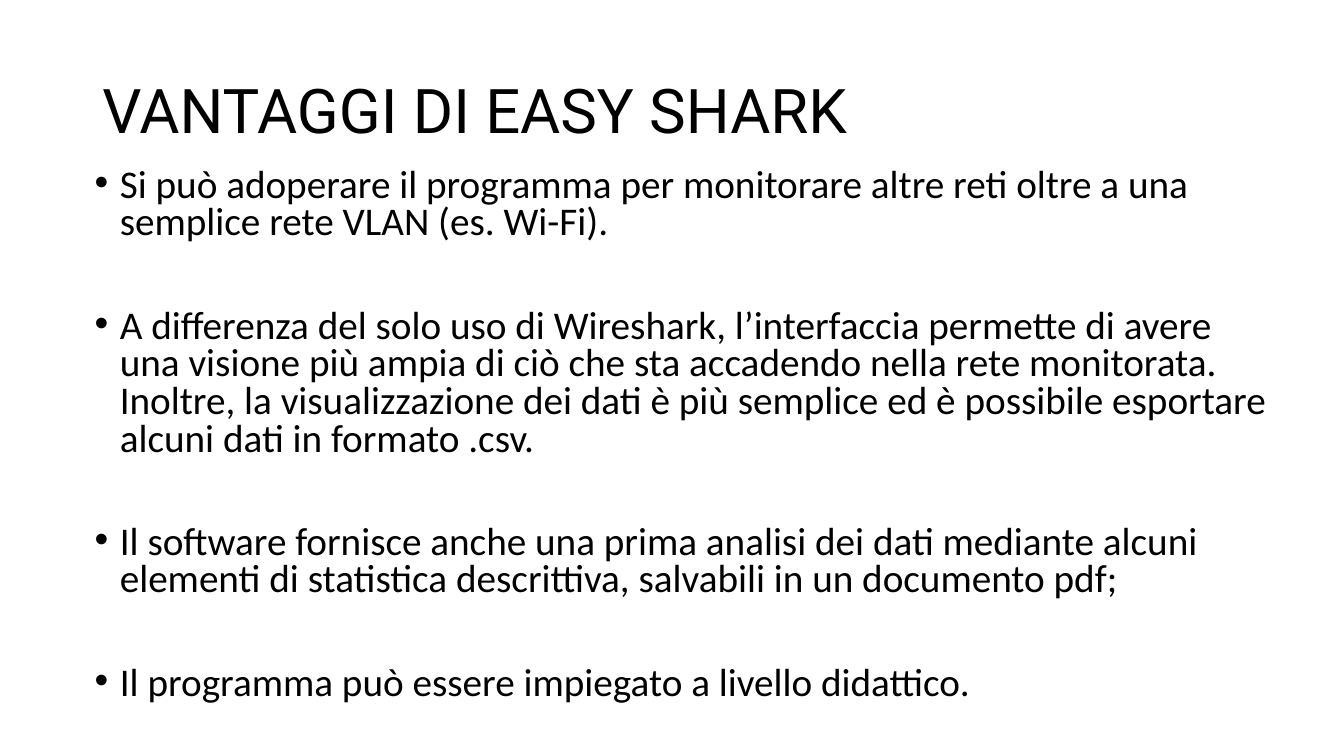
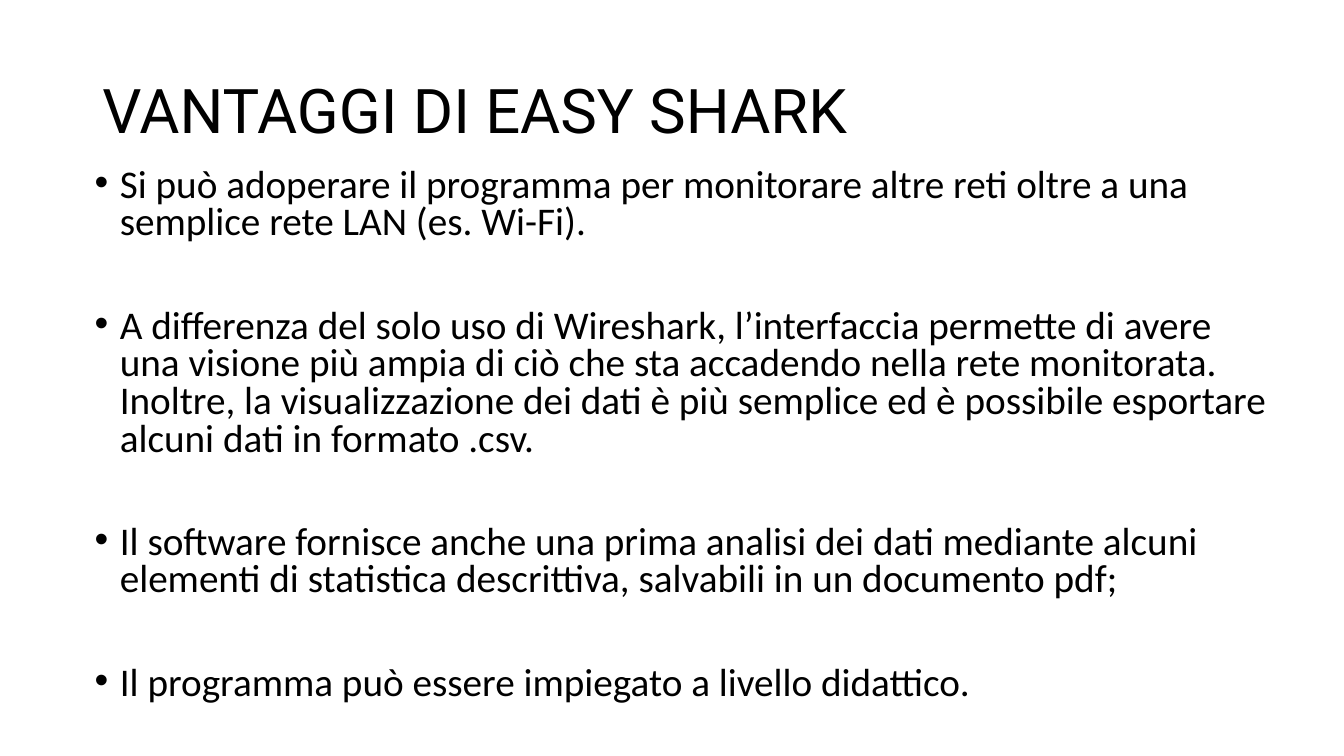
Before and after one commit to AnuarZouhri/Tirocini_git, a slide deck: slide 23 of Doc/PROGETTO DI TIROCINIO.pptx. Drawn at 1344x756 pixels with LibreOffice and Linux fonts; fonts in the diff are those of the drawing. Boxes give left, top, right and bottom in pixels: in the first picture for what was removed or moved away, otherwise in the second. Text is boxed around its words. In the diff, an @@ line names an element or a change of style, - is before the commit and + after.

```diff
--- a/Doc/PROGETTO DI TIROCINIO.pptx
+++ b/Doc/PROGETTO DI TIROCINIO.pptx
@@ text at (x1=120, y1=170, x2=1188, y2=242): text changed @@
-• Si può adoperare il programma per monitorare altre reti oltre a una semplice rete VLAN (es. Wi-Fi).
+• Si può adoperare il programma per monitorare altre reti oltre a una semplice rete LAN (es. Wi-Fi).
```
Also in this commit, not shown: 5 other slides changed, 15 other files.
